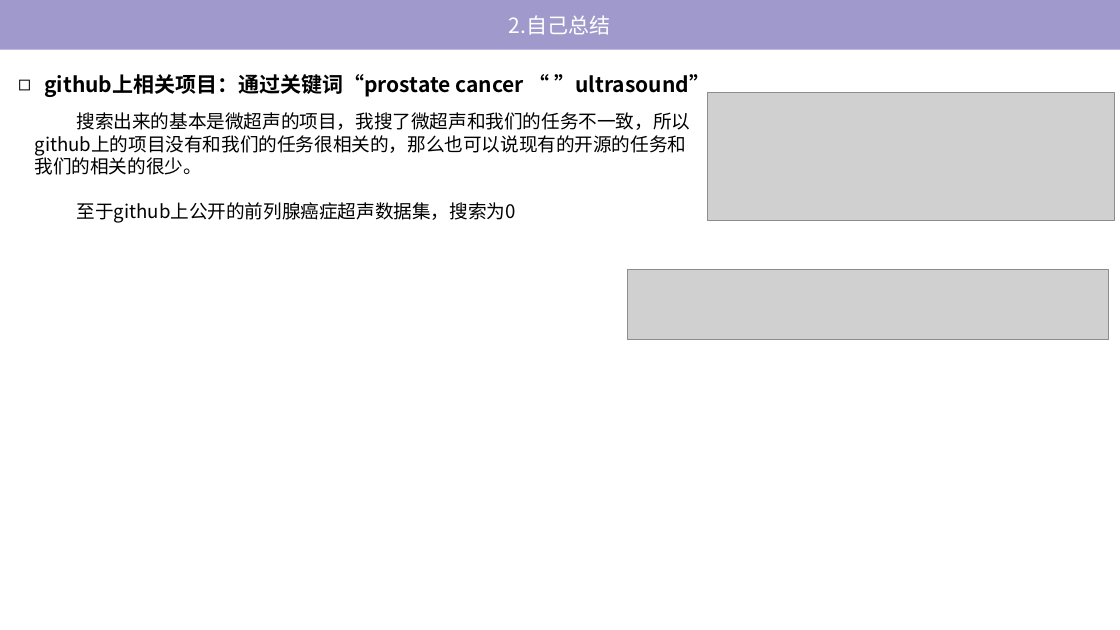
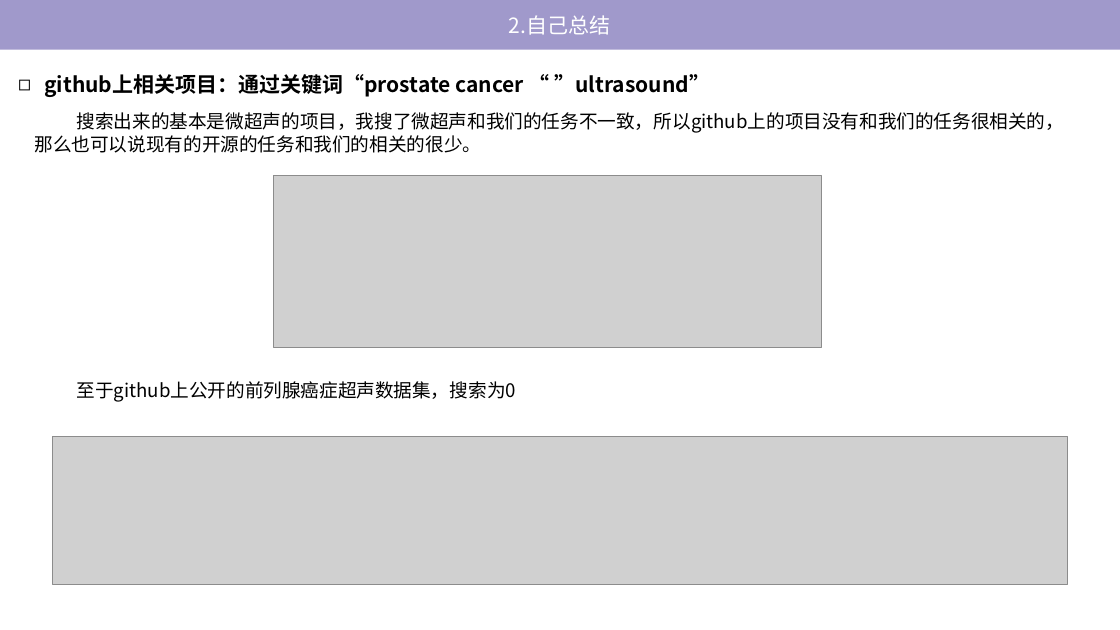
Before and after one commit to tj-messi/cv-computer-visual-tj, a slide deck: slide 15 of 0.跟做项目/前列腺炎诊断--医疗影像大模型/进度汇报/2024-11-24 - 调研.pptx (slide 7 before the commit). Drawn at 1120x630 pixels with LibreOffice and Linux fonts; fonts in the diff are those of the drawing; grey boxes stand for pictures. Boxes give left, top, right and bottom in pixels: in the first picture for what was removed or moved away, otherwise in the second. Text is boxed around its words. In the diff, an @@ line names an element or a change of style, - is before the commit and + after.

```diff
--- a/0.跟做项目/前列腺炎诊断--医疗影像大模型/进度汇报/2024-11-24 - 调研.pptx
+++ b/0.跟做项目/前列腺炎诊断--医疗影像大模型/进度汇报/2024-11-24 - 调研.pptx
@@ text "搜索出来的基本是微超声的项目，我搜了微超声和我们的任务不一致，所以github上的项目没有和我们的任务很相关的，那么也可 ..." rewrapped from (35,112,691,223) to (35,112,1064,402) @@
@@ picture: place and size @@
-picture at (707,93,1114,221)
+picture at (273,176,821,347)
@@ picture: place and size @@
-picture at (628,270,1109,339)
+picture at (52,436,1068,584)
```
Also in this commit, not shown: 2 other slides changed, 10 slides added, 1 slide removed, 4 other files.
